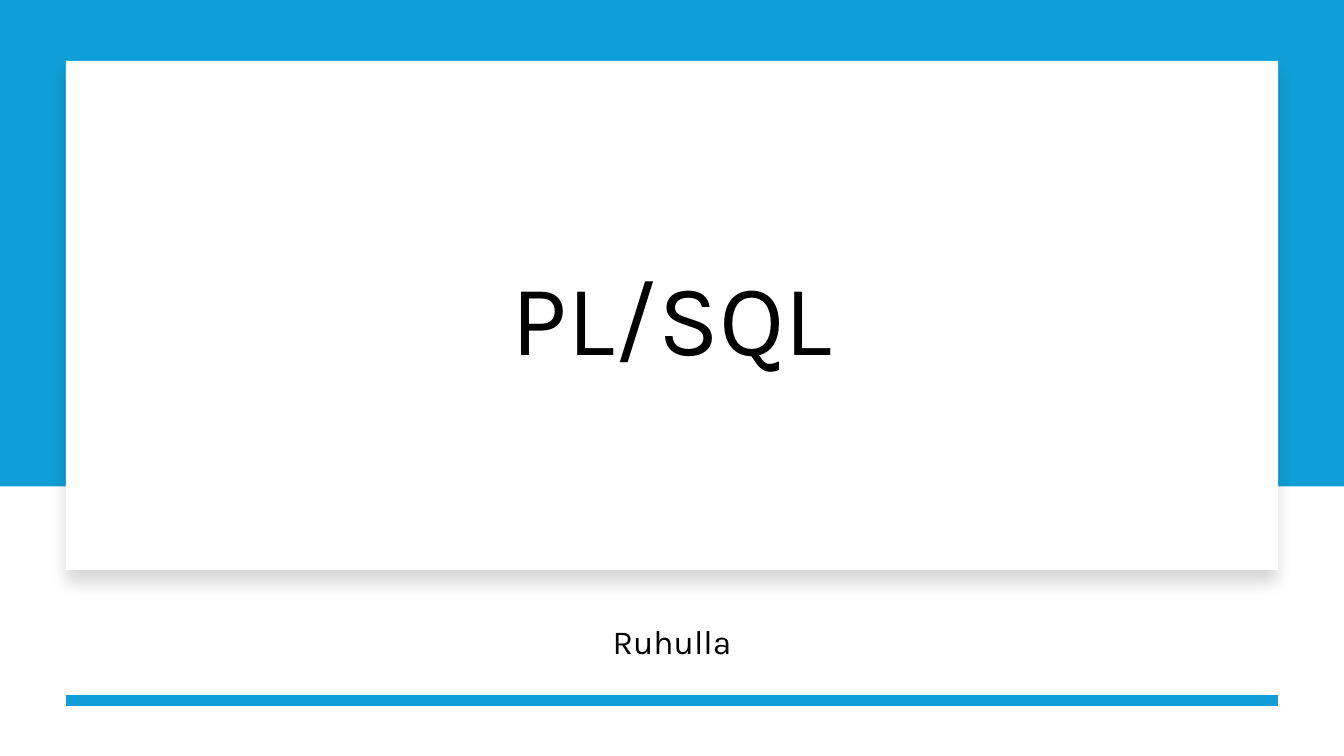
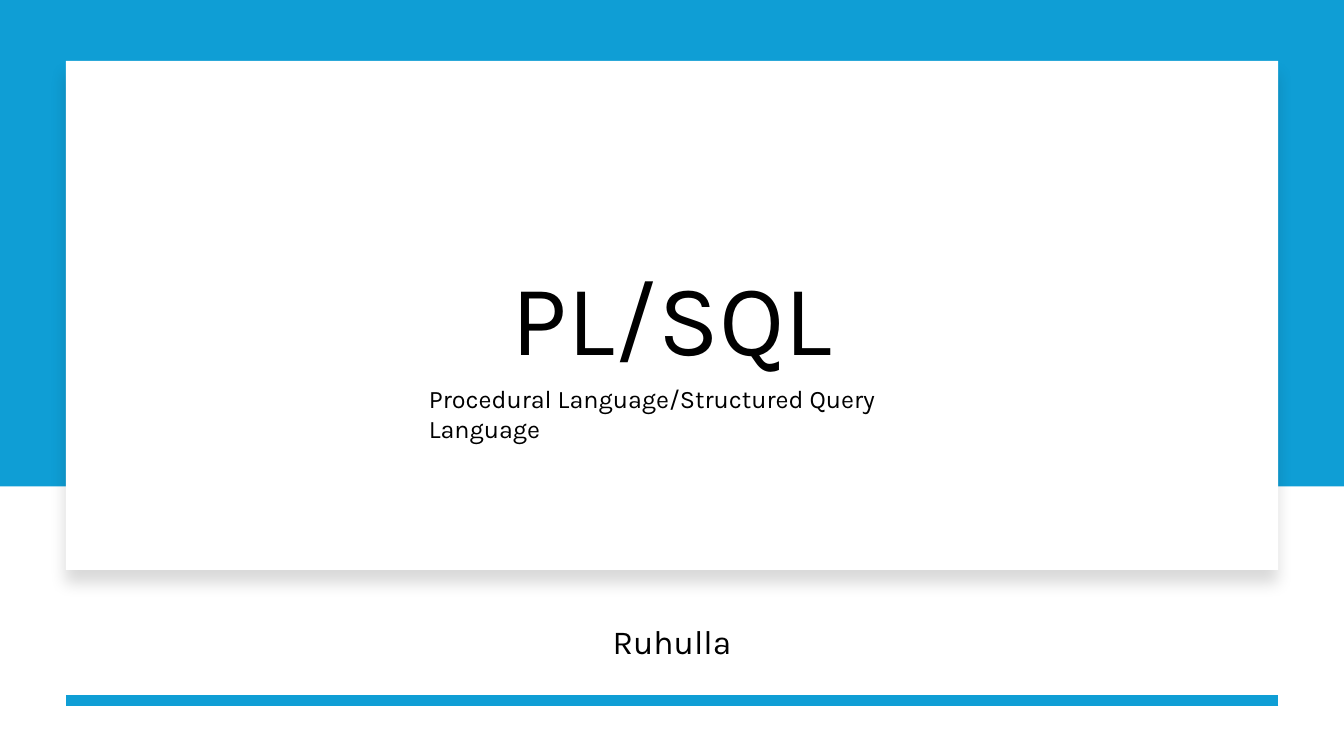
Before and after one commit to olearno/workshops, a slide deck: slide 1 of plsql/plsql_demo.pptx. Drawn at 1344x756 pixels with LibreOffice and Linux fonts; fonts in the diff are those of the drawing. Boxes give left, top, right and bottom in pixels: in the first picture for what was removed or moved away, otherwise in the second. Text is boxed around its words. In the diff, an @@ line names an element or a change of style, - is before the commit and + after.

Commit message:
PPT

```diff
--- a/plsql/plsql_demo.pptx
+++ b/plsql/plsql_demo.pptx
@@ text added at [429,389,875,444], 18 pt, text #000000 @@
+Procedural Language/Structured Query Language
```
Also in this commit, not shown: 2 other slides changed, 2 slides added.
